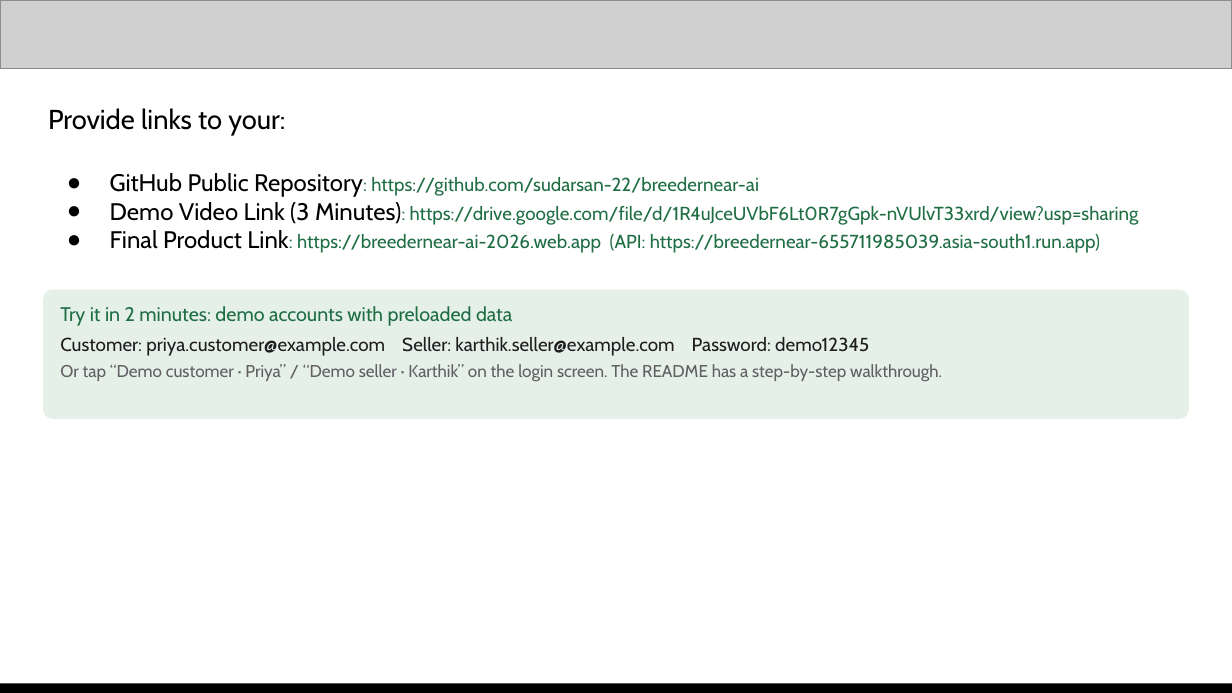
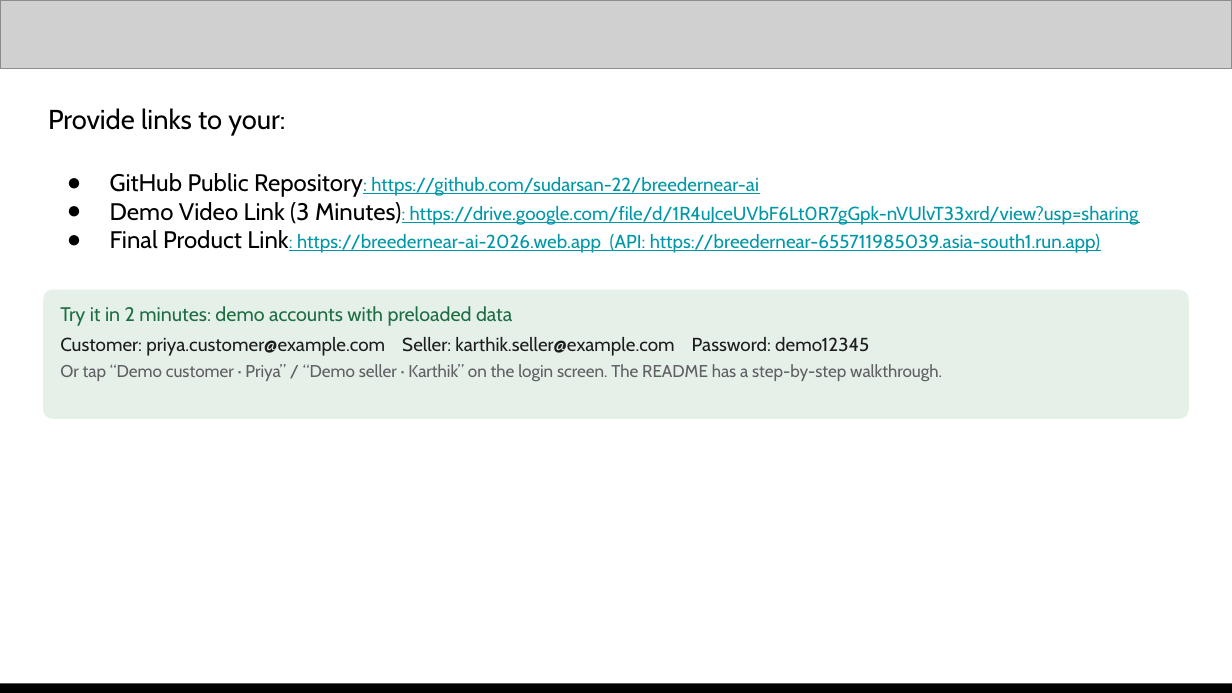
Before and after one commit to sudarsan-22/breedernear-ai, a slide deck: slide 16 of docs/submission/BreederNear-AI-deck.pptx. Drawn at 1232x693 pixels with LibreOffice and Linux fonts; fonts in the diff are those of the drawing; grey boxes stand for pictures. Boxes give left, top, right and bottom in pixels: in the first picture for what was removed or moved away, otherwise in the second. Text is boxed around its words. In the diff, an @@ line names an element or a change of style, - is before the commit and + after.

Commit message:
docs: deck links are clickable in the PDF

```diff
--- a/docs/submission/BreederNear-AI-deck.pptx
+++ b/docs/submission/BreederNear-AI-deck.pptx
@@ text at bbox=[110, 173, 1139, 253]: text colour #1F6E43 to #0097A7, underline on in "Repository: https://github.com/sudarsan-22/breedernear-ai", "Minutes): https://drive.google.com/file/d/1R4uJceUVbF6Lt0R7g ...", "Link: https://breedernear-ai-2026.web.app (API: https://bree ..." @@
```
Also in this commit, not shown: 2 other files.
